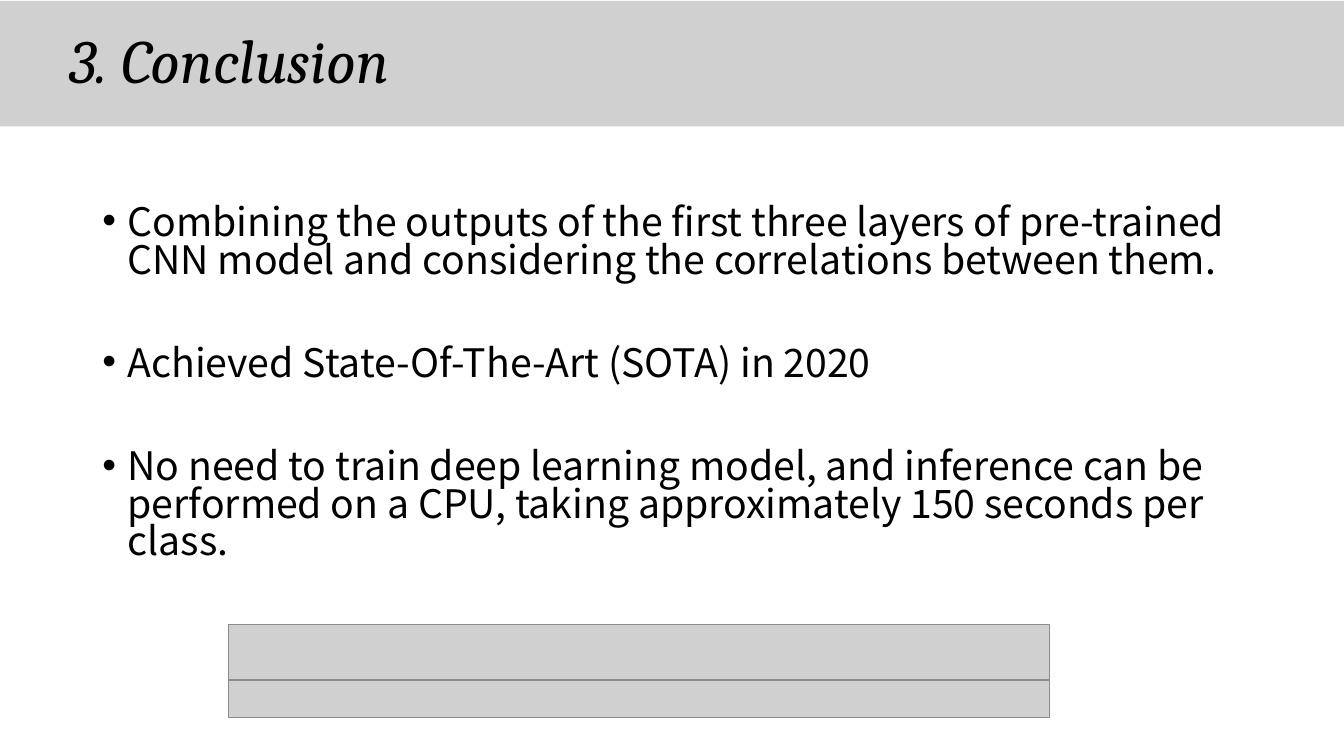
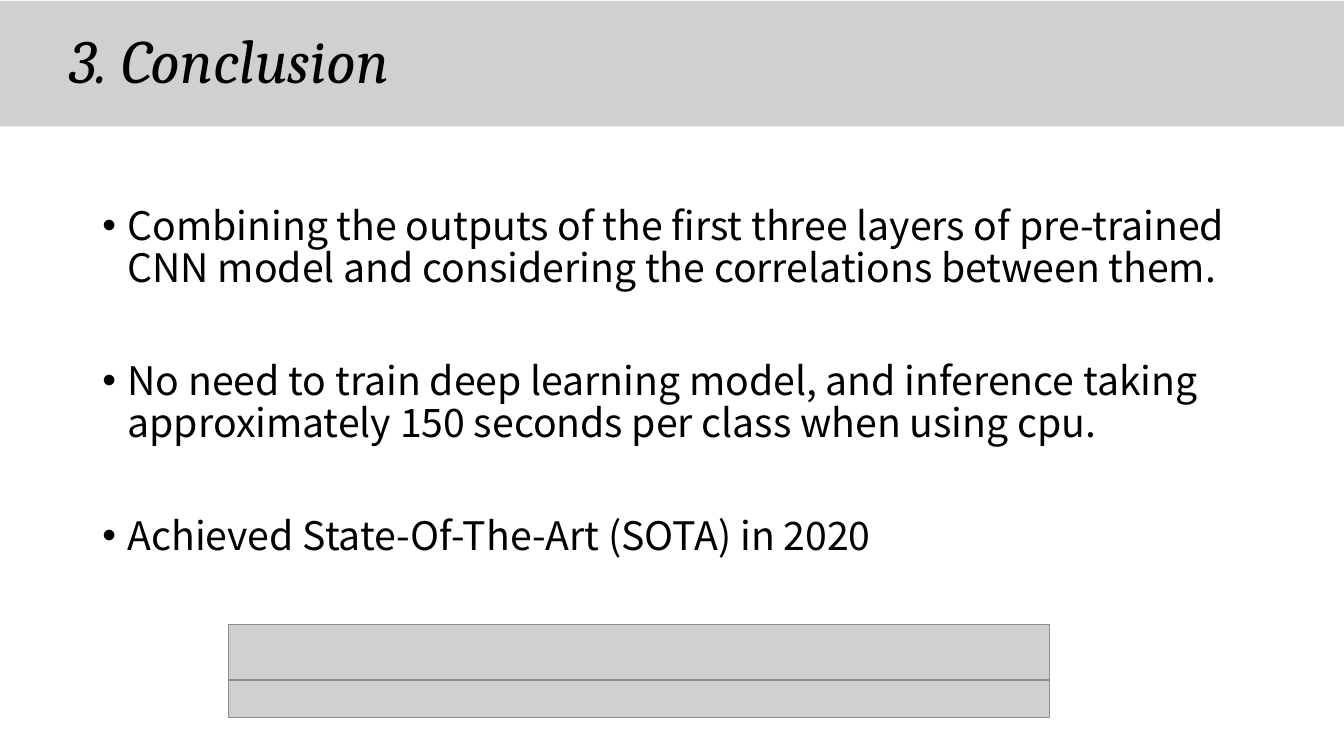
Before and after one commit to chroion/paper-review, a slide deck: slide 11 of Patch Distribution Modeling Framework for Anomaly Detection and Localization/Patch Distribution Modeling Framework for Anomaly Detection and Localization(eng).pptx. Drawn at 1344x756 pixels with LibreOffice and Linux fonts; fonts in the diff are those of the drawing; grey boxes stand for pictures. Boxes give left, top, right and bottom in pixels: in the first picture for what was removed or moved away, otherwise in the second. Text is boxed around its words. In the diff, an @@ line names an element or a change of style, - is before the commit and + after.

```diff
--- a/Patch Distribution Modeling Framework for Anomaly Detection and Localization/Patch Distribution Modeling Framework for Anomaly Detection and Localization(eng).pptx
+++ b/Patch Distribution Modeling Framework for Anomaly Detection and Localization/Patch Distribution Modeling Framework for Anomaly Detection and Localization(eng).pptx
@@ text at [128,208,1224,558]: line spacing 0.8 to 0.9 @@
@@ text at [128,363,1197,447]: paragraph added @@
+• No need to train deep learning model, and inference taking approximately 150 seconds per class when using cpu.
@@ text at [128,448,1203,556]: paragraph removed @@
-• No need to train deep learning model, and inference can be performed on a CPU, taking approximately 150 seconds per class.
```
Also in this commit, not shown: 1 other slide changed, 1 slide added.
